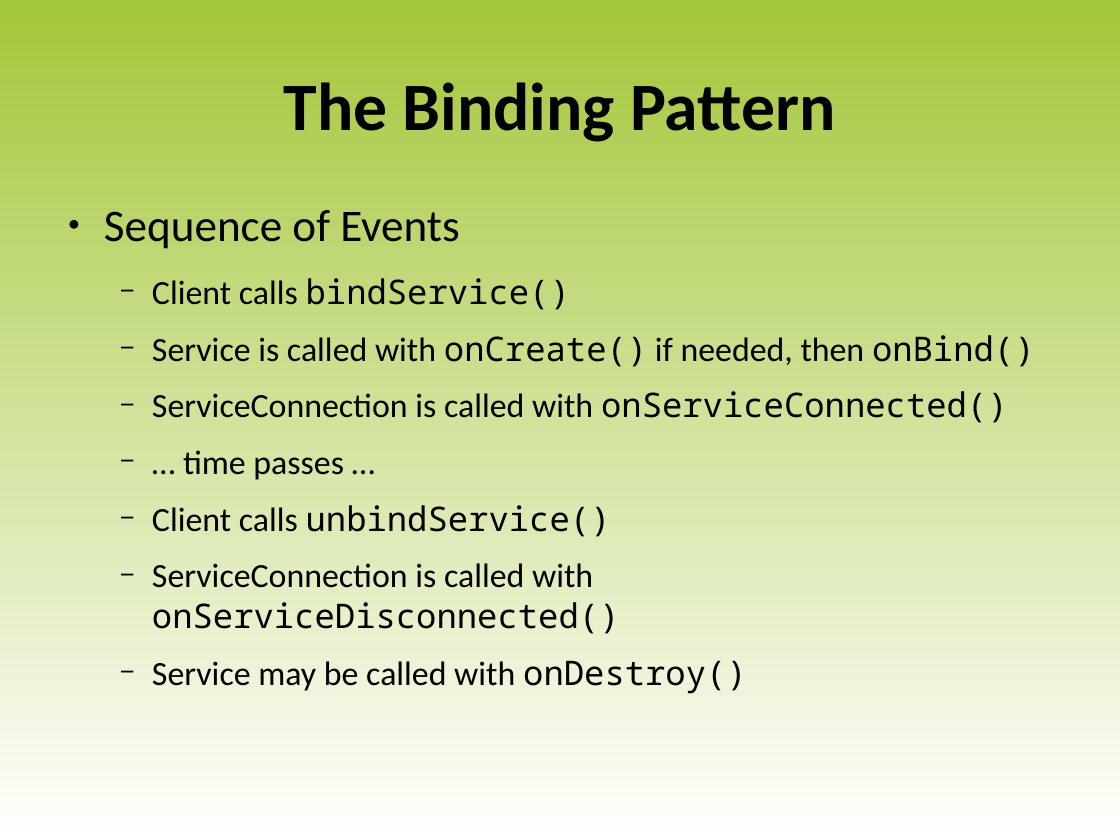
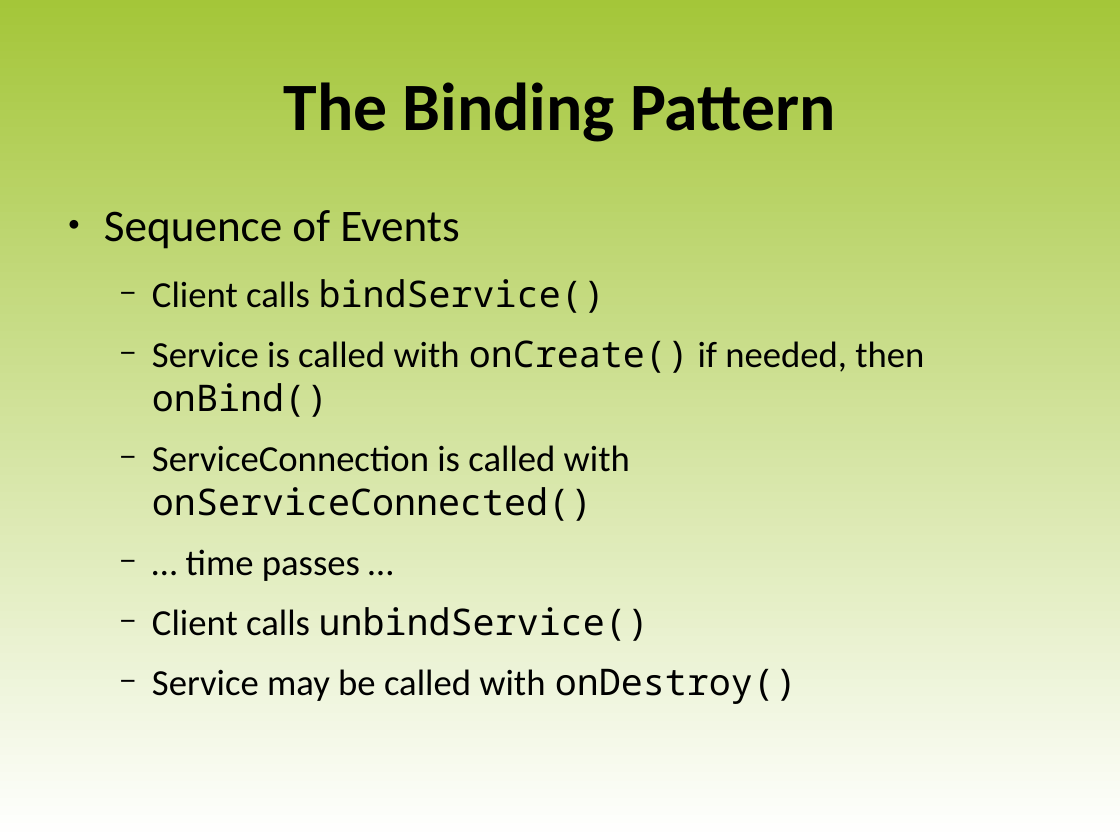
Before and after one commit to luigi-agosti/cw-courseware, a slide deck: slide 15 of 15-Services.odp. Drawn at 1120x840 pixels with LibreOffice and Linux fonts; fonts in the diff are those of the drawing; background and template pictures are left out. Boxes give left, top, right and bottom in pixels: in the first picture for what was removed or moved away, otherwise in the second. Text is boxed around its words. In the diff, an @@ line names an element or a change of style, - is before the commit and + after.

Commit message:
fixed bug in binding pattern

```diff
--- a/15-Services.odp
+++ b/15-Services.odp
@@ text at bbox=[152, 279, 924, 704]: size 24 to 26 pt @@
@@ text at bbox=[152, 563, 620, 634]: paragraph removed @@
-  − ServiceConnection is called with
-    onServiceDisconnected()
```
Also in this commit, not shown: 1 other slide changed.
